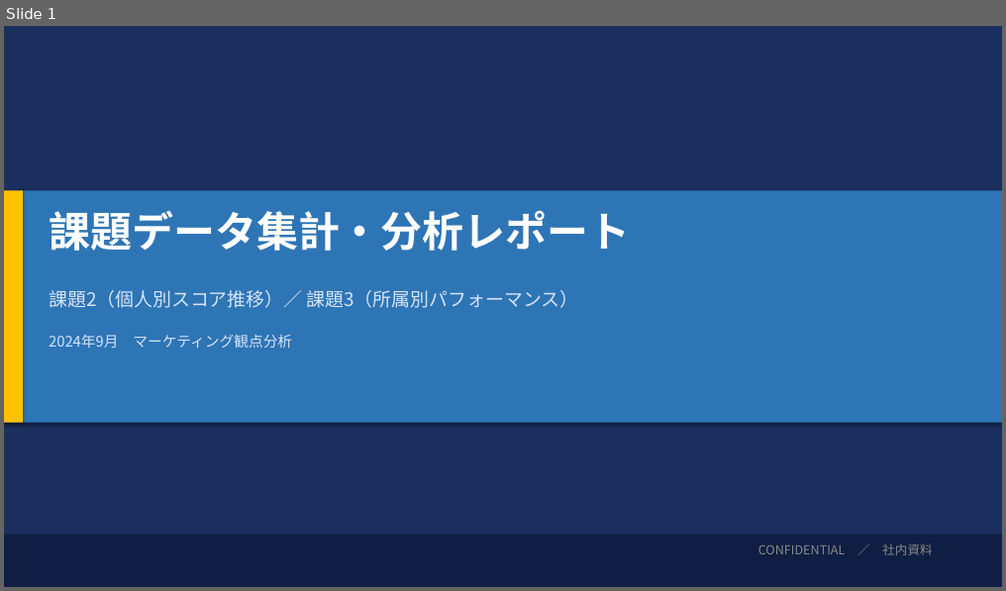
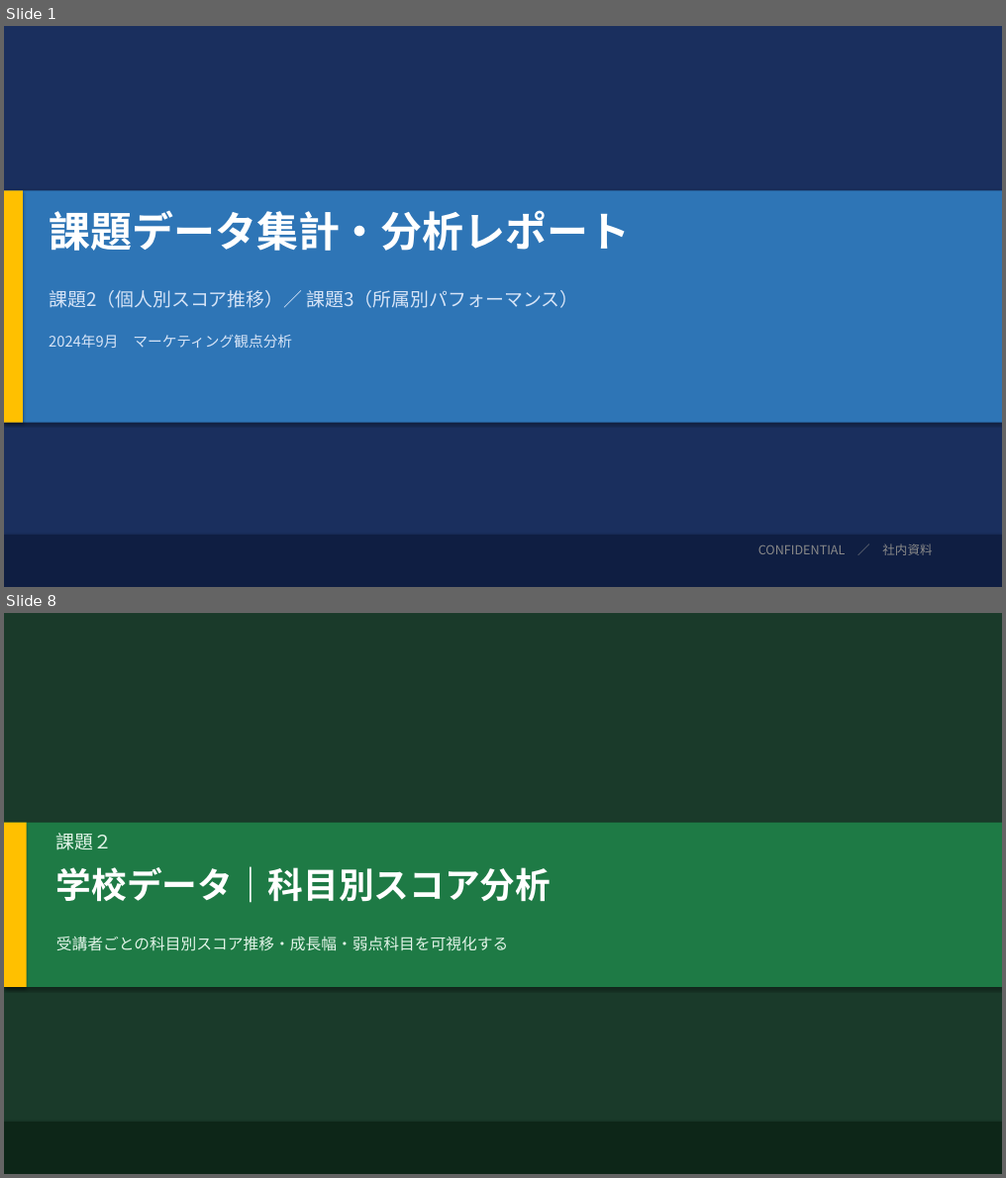
Before and after one commit to tama-shizu/kadai-data-analysis, a slide deck: 課題データ分析レポート.pptx. Shown one above the other, each under a label of ours: slide 1 before the commit, slides 1 and 8 after it; the slides between them are not shown. The pictures are 1006x591 and 1006x1178 pixels, drawn with LibreOffice and Linux fonts; fonts in the diff are those of the drawing. Boxes give left, top, right and bottom in pixels: in the first picture for what was removed or moved away, otherwise in the second. Text is boxed around its words. In the diff, an @@ line names an element or a change of style, - is before the commit and + after.

Commit message:
課題2・課題3にセクション区切りスライドを追加
- 課題3（会社データ）・課題2（学校データ）のセクション扉スライドを追加
- 全スライドのラベルに「会社データ」「学校データ」を明示
- 計13枚構成に更新

```diff
--- a/課題データ分析レポート.pptx
+++ b/課題データ分析レポート.pptx
@@ slide 8 added at (4, 613, 1002, 1174), background #1A3A2A @@
@@ rectangle added at (4, 823, 1002, 987), fill #1E7A45 @@
@@ rectangle added at (4, 823, 27, 987), fill #FFC000 @@
@@ text added at (56, 833, 113, 851), 18 pt, text #E2F4E8 @@
+課題２
@@ text added at (56, 866, 550, 903), 34 pt, text #FFFFFF, bold @@
+学校データ｜科目別スコア分析
@@ text added at (56, 936, 509, 952), 15 pt, text #E2F4E8 @@
+受講者ごとの科目別スコア推移・成長幅・弱点科目を可視化する
@@ rectangle added at (4, 1122, 1002, 1174), fill #0D2618 @@
```
Also in this commit, not shown: 9 slides changed, 1 other slide added, 1 other file.
